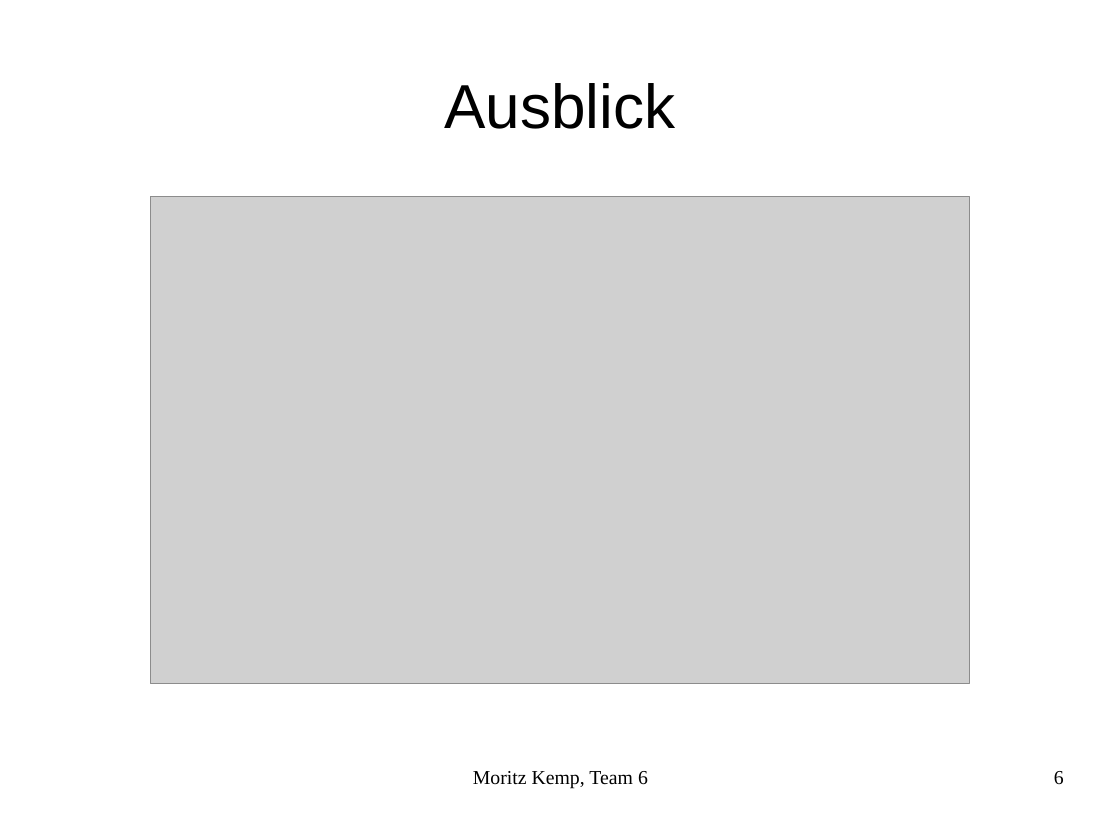
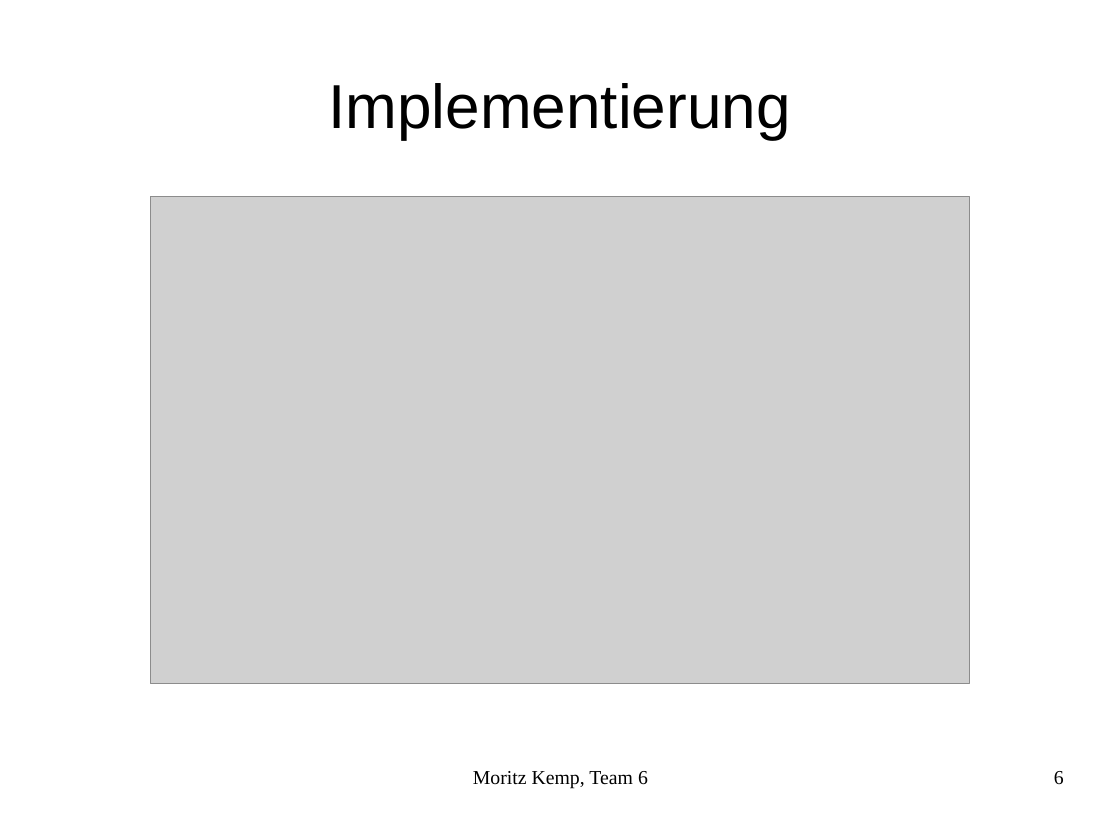
Before and after one commit to MoritzKemp/schemaloseDatenbanken, a slide deck: slide 6 of vortraege/MapReduceVortrag.odp. Drawn at 1120x840 pixels with LibreOffice and Linux fonts; fonts in the diff are those of the drawing; grey boxes stand for pictures. Boxes give left, top, right and bottom in pixels: in the first picture for what was removed or moved away, otherwise in the second. Text is boxed around its words. In the diff, an @@ line names an element or a change of style, - is before the commit and + after.

```diff
--- a/vortraege/MapReduceVortrag.odp
+++ b/vortraege/MapReduceVortrag.odp
@@ title at (328,83,790,139): text changed @@
-Ausblick
+Implementierung
```
Also in this commit, not shown: 3 other slides changed, 1 other file.
